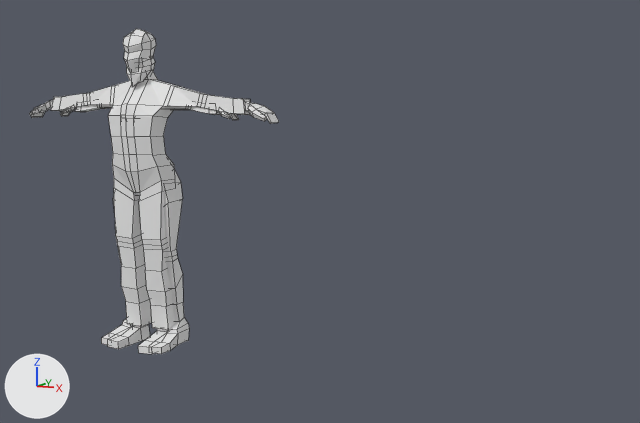
The Blender file model_your_own_stylized_characters/models.blend, before and after one commit.
The view is the same before and after, from a camera (50 mm lens) standing at (3.2, -4.05, 1.53) and looking at (1.09, 0.09, 0.85). The axes (+X, +Y, +Z) are drawn at lower left. The lights are the same throughout. The first picture is the older version. Mesh edges are drawn as thin lines. The same objects are shown in both versions, whatever each file hides.

Names of what the first picture shows: 'simple_female', 'simple_man'.
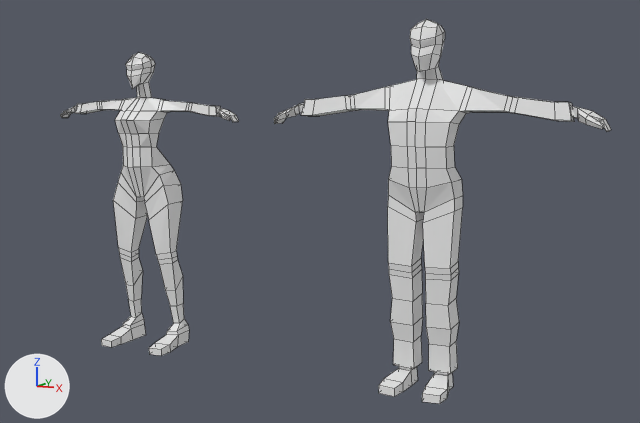
Changed parts and their boxes (x1, y1, x2, y2) in the pictures (640 x 423 px):
```json
{"object": "simple_man", "change": "moved", "before": [29, 29, 279, 354], "after": [274, 19, 611, 404]}
{"object": "simple_female", "change": "moved", "before": [60, 57, 239, 354], "after": [60, 53, 239, 356]}
```

The change, as JSON lines over the scene's bpy script:
```json
{"op": "set", "path": "ob_simple_man.location", "old": "(0.0, 0.0, 1.234)", "new": "(1.706, 0.0, 1.234)"}
{"op": "set", "path": "ob_simple_female.location", "old": "(0.0, 0.0, 1.234)", "new": "(0.0, 0.0, 1.224)"}
```
